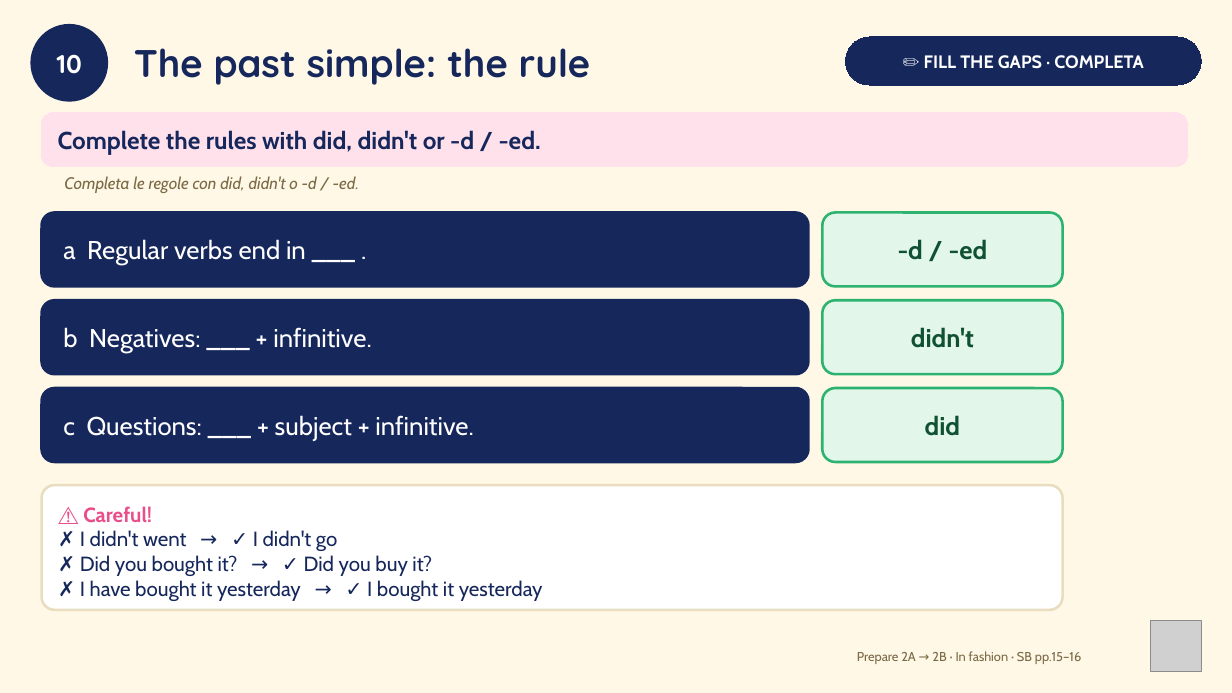
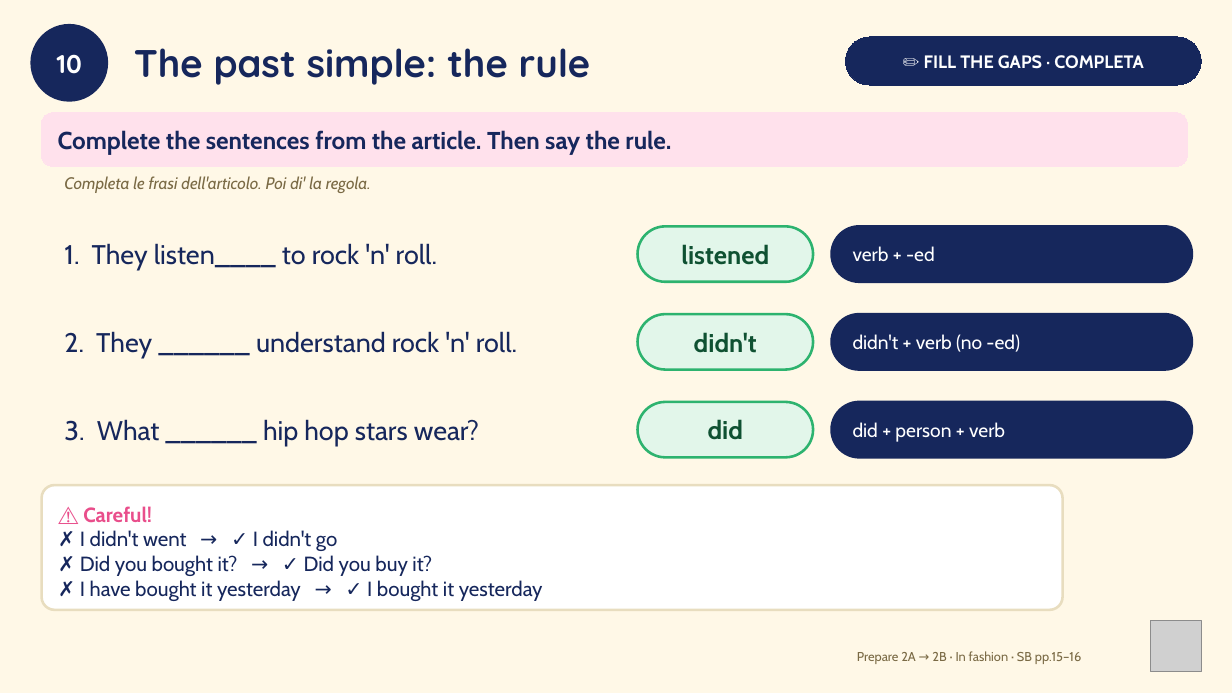
Before and after one commit to londonlanguageschool/Bagheria-, a slide deck: slide 10 of materials/PREP/PREP_2A-2B_In_fashion_then_and_now.pptx. Drawn at 1232x693 pixels with LibreOffice and Linux fonts; fonts in the diff are those of the drawing; grey boxes stand for pictures. Boxes give left, top, right and bottom in pixels: in the first picture for what was removed or moved away, otherwise in the second. Text is boxed around its words. In the diff, an @@ line names an element or a change of style, - is before the commit and + after.

```diff
--- a/materials/PREP/PREP_2A-2B_In_fashion_then_and_now.pptx
+++ b/materials/PREP/PREP_2A-2B_In_fashion_then_and_now.pptx
@@ text in rounded rectangle at [58, 130, 671, 155]: text changed @@
-Complete the rules with did, didn't or -d / -ed.
+Complete the sentences from the article. Then say the rule.
@@ text at [64, 176, 371, 193]: text changed @@
-Completa le regole con did, didn't o -d / -ed.
+Completa le frasi dell'articolo. Poi di' la regola.
@@ rounded rectangle removed at [42, 213, 809, 287] @@
-a Regular verbs end in ___ .
@@ rounded rectangle added at [638, 226, 813, 282], fill #E2F6EA, outline #2DB36F 2 pt, 20 pt, text #0F5132, bold @@
+listened
@@ rounded rectangle "verb + -ed": place and size @@
-rounded rectangle "verb + -ed" at [823, 213, 1063, 287]
+rounded rectangle "verb + -ed" at [832, 226, 1192, 282]
@@ rounded rectangle "verb + -ed" at [832, 226, 1192, 282]: fill #E2F6EA to #16275C; outline #2DB36F 2 pt to #16275C 2 pt; proportions changed @@
@@ text added at [64, 243, 437, 271], 21 pt, text #16275C @@
+1. They listen____ to rock 'n' roll.
@@ text in rounded rectangle at [853, 246, 935, 261]: text changed; size 20 to 15 pt; text colour #0F5132 to #FFFFFF; bold off @@
--d / -ed
+verb + -ed
@@ rounded rectangle removed at [42, 300, 809, 374] @@
-b Negatives: ___ + infinitive.
@@ rounded rectangle "didn't": place and size @@
-rounded rectangle "didn't" at [823, 300, 1063, 374]
+rounded rectangle "didn't" at [638, 314, 813, 370]
@@ rounded rectangle "didn't" at [638, 314, 813, 370]: proportions changed @@
@@ rounded rectangle added at [832, 314, 1192, 370], fill #16275C, outline #16275C 2 pt, 15 pt, text #FFFFFF @@
+didn't + verb (no -ed)
@@ text added at [64, 331, 517, 359], 21 pt, text #16275C @@
+2. They ______ understand rock 'n' roll.
@@ rounded rectangle removed at [42, 388, 809, 462] @@
-c Questions: ___ + subject + infinitive.
@@ text added at [64, 419, 479, 446], 21 pt, text #16275C @@
+3. What ______ hip hop stars wear?
@@ rounded rectangle "did" at [638, 402, 813, 457]: proportions changed @@
@@ rounded rectangle "did": place and size @@
-rounded rectangle "did" at [823, 388, 1063, 462]
+rounded rectangle "did" at [638, 402, 813, 457]
@@ rounded rectangle added at [832, 402, 1192, 457], fill #16275C, outline #16275C 2 pt, 15 pt, text #FFFFFF @@
+did + person + verb
```
Also in this commit, not shown: 1 other slide changed.
